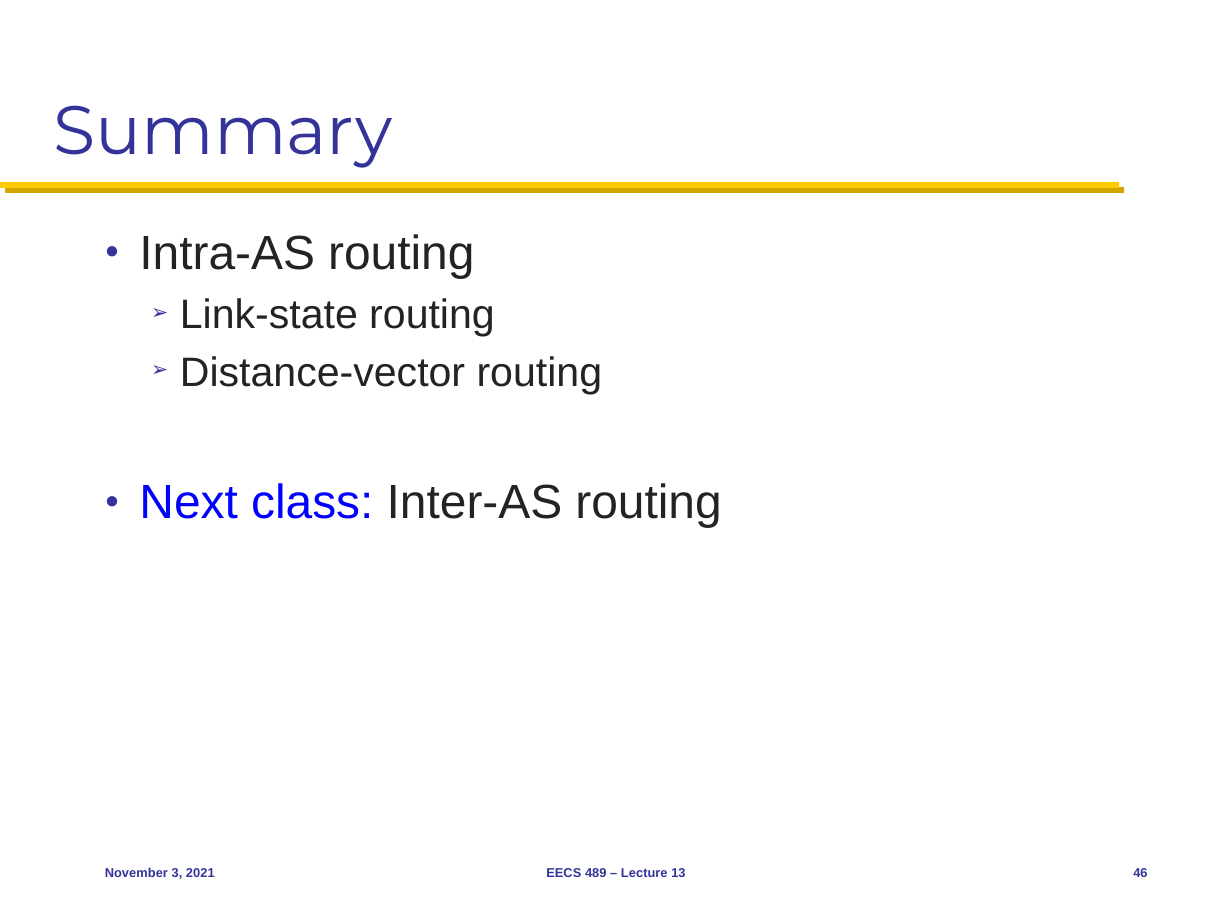
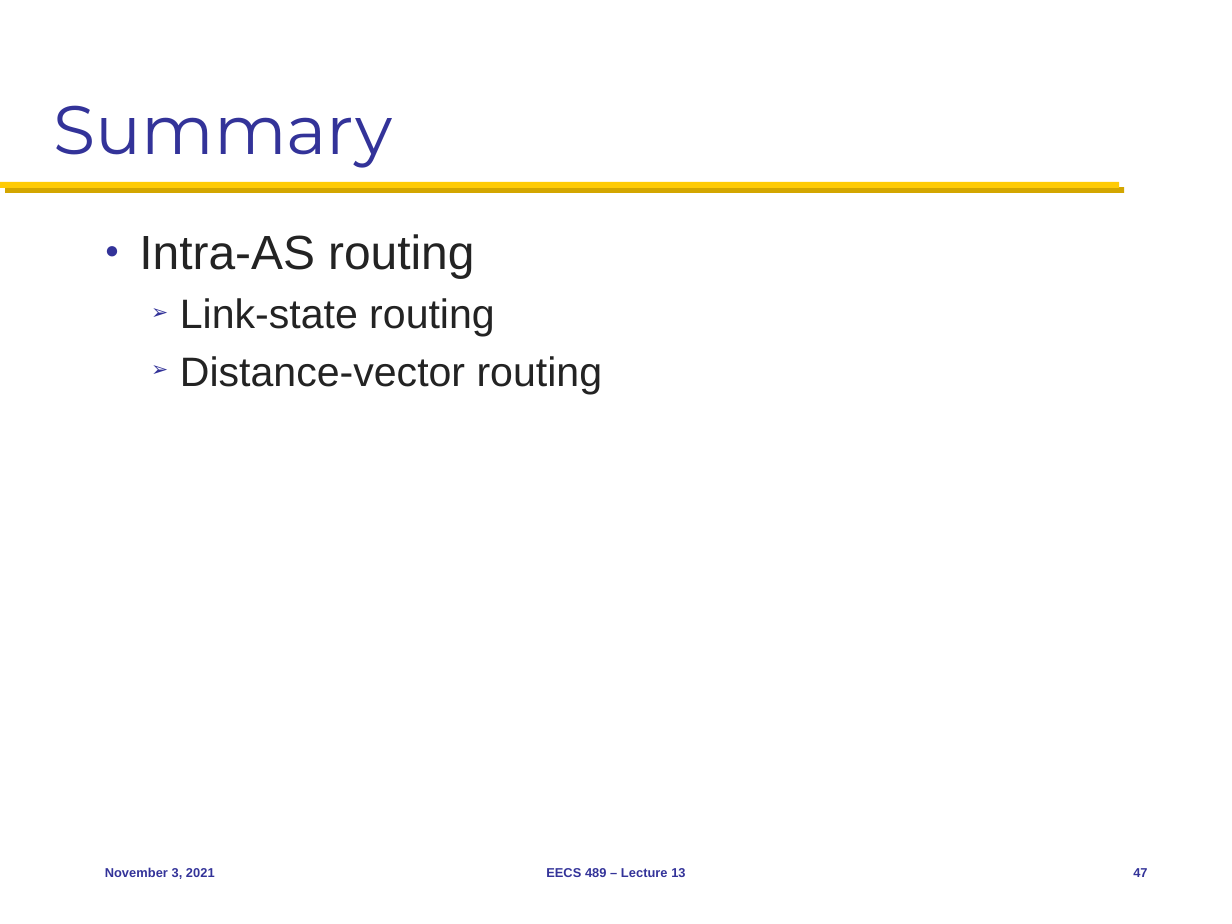
Before and after one commit to mosharaf/eecs489, a slide deck: slide 47 of Slides/110321.pptx (slide 46 before the commit). Drawn at 1232x924 pixels with LibreOffice and Linux fonts; fonts in the diff are those of the drawing. Boxes give left, top, right and bottom in pixels: in the first picture for what was removed or moved away, otherwise in the second. Text is boxed around its words. In the diff, an @@ line names an element or a change of style, - is before the commit and + after.

Commit message:
Updates to Nov 3 slides

```diff
--- a/Slides/110321.pptx
+++ b/Slides/110321.pptx
@@ text at box(139, 483, 721, 528): paragraph removed @@
-● Next class: Inter-AS routing
@@ page number at box(1133, 868, 1147, 877): text changed @@
-46
+47
```
Also in this commit, not shown: 2 slides added, 1 other file.
